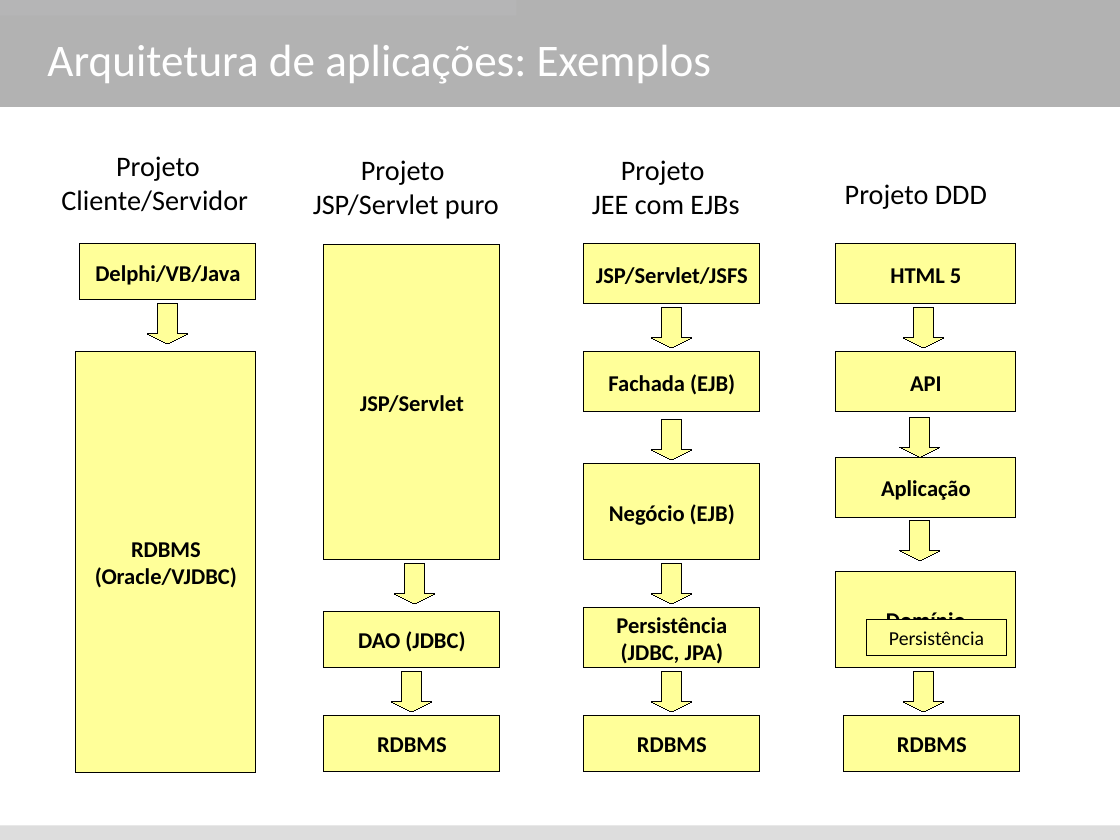
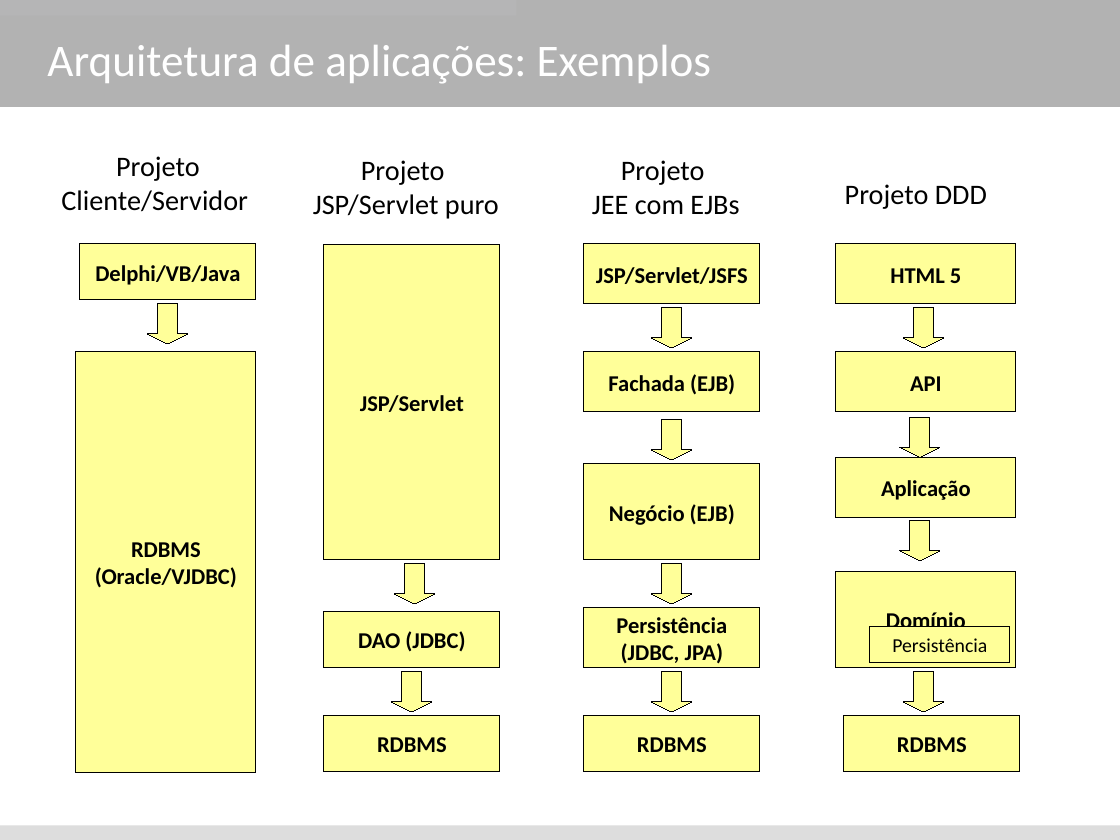
Before and after one commit to rpostai/jee-blank, a slide deck: slide 9 of java enterprise edition - revisado.odp (slide 10 before the commit). Drawn at 1120x840 pixels with LibreOffice and Linux fonts; fonts in the diff are those of the drawing. Boxes give left, top, right and bottom in pixels: in the first picture for what was removed or moved away, otherwise in the second. Text is boxed around its words. In the diff, an @@ line names an element or a change of style, - is before the commit and + after.

```diff
--- a/java enterprise edition - revisado.odp
+++ b/java enterprise edition - revisado.odp
@@ rectangle "Persistência": place and size @@
-rectangle "Persistência" at (867,620,1007,656)
+rectangle "Persistência" at (870,627,1010,663)
```
Also in this commit, not shown: 1 other slide changed, 11 slides added, 5 slides removed, 11 other files.
